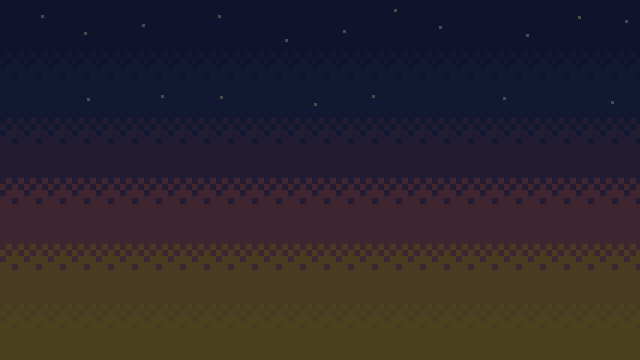
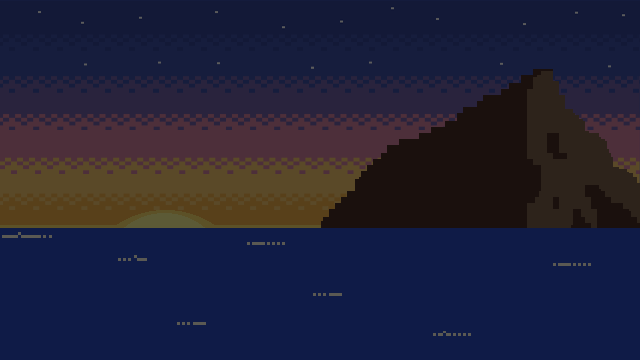
Layered file, before and after one edit (640 × 360). Changes by layer:
"Layer 4": opacity 71% → 64%, moved it above "Layer 10", painted on it over [0, 0, 640, 360]
added layer "Layer 10" above "Layer 5" over [0, 228, 640, 360]
painted on "Layer 5" over [321, 69, 640, 261]
added layer "Layer 6" above "Background Gradient" over [0, 210, 321, 360]
painted on "Layer 4 copy 3" over [0, 6, 640, 106]
painted on "Layer 4 copy 4" over [0, 31, 640, 144]
painted on "Layer 4 copy 5" over [0, 69, 640, 204]
painted on "Layer 4 copy 6" over [0, 112, 640, 270]
painted on "Layer 4 copy 7" over [0, 148, 640, 330]
painted on "Rectangle 9" over [0, 193, 640, 360]
